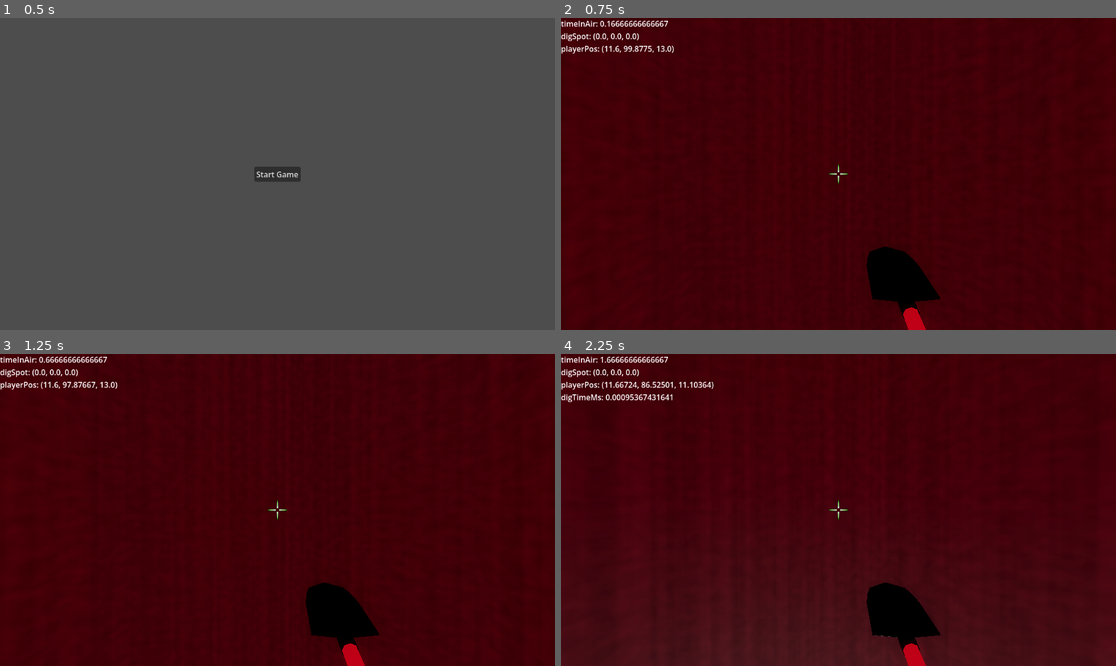
Above: before the commit, frames 1-4 (two rows, left to right).
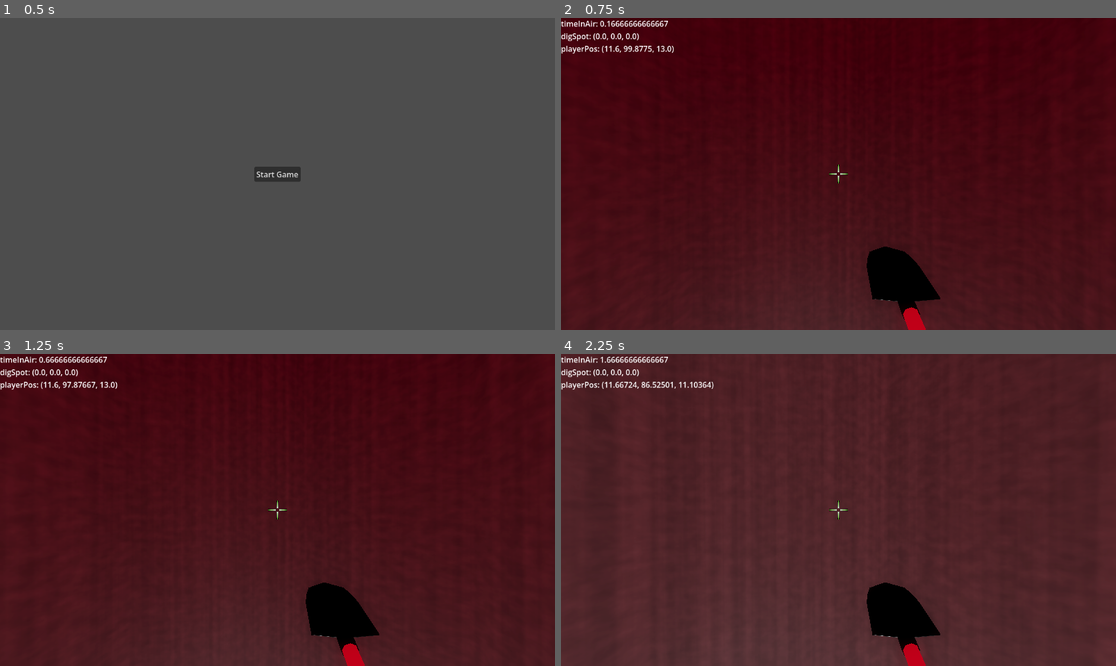
Above: after the commit, the same moments.

Repository: adamgiles1/digging-game
Game: Godot game, scene res://MainMenu.tscn
The game is run twice, just before and just after one commit, with the same random seed, the same clock (stepped at 60 frames per second) and the same inputs.
Inputs (mouse positions are in pixels of both pictures, inside the frame that each line leads up to):
- Up to frame 1 (0.5 s): no input
- Up to frame 2 (0.75 s): click "Start Game" at 0.5 s
- Up to frame 3 (1.25 s): no input
- Up to frame 4 (2.25 s): tap Enter (ui_accept) at 1.25 s; move the mouse to (866, 510) at 1.27 s; hold W (forward) from 1.28 s (still down); click (866, 510) at 1.35 s; tap Space (jump) at 1.52 s; right-click (866, 510) at 1.55 s; move the mouse to (810, 510) at 2.02 s; right-click (810, 510) at 2.1 s

Frame 1 is identical in both runs. In frame 2, 7.2% of the frame differs, in the area x 13-96%, y 73-100%; in frame 3, 17%; in frame 4, 97%, in the area x 0-100%, y 0-100%.

Commit message:
Placeable light

Diff:
--- a/Game.tscn
+++ b/Game.tscn
@@ -37,7 +37,7 @@
 environment = SubResource("Environment_sb48q")
 
 [node name="OmniLight3D" type="OmniLight3D" parent="." unique_id=967843175]
-transform = Transform3D(1, 0, 0, 0, 1, 0, 0, 0, 1, 12, 42.360443, 12)
+transform = Transform3D(1, 0, 0, 0, 1, 0, 0, 0, 1, 12, 58.535, 12)
 light_energy = 0.3
 omni_range = 50.0
 omni_attenuation = 0.0
--- a/GameManager.gd
+++ b/GameManager.gd
@@ -69,6 +69,13 @@
 	add_child(laser)
 	laser.init(pos, vel)
 
+func spawn_light_at(pos: Vector3, normal: Vector3) -> void:
+	var light: Node3D = preload("res://items/lighting/PlaceableLight.tscn").instantiate()
+	add_child(light)
+	light.global_position = pos
+	var look_at := pos + normal
+	light.look_at(look_at)
+
 func get_random_coordinate_of_dirt() -> Vector2:
 	return Vector2(randf_range(dirt_x_neg_edge, dirt_x_pos_edge), randf_range(dirt_z_neg_edge, dirt_z_pos_edge))
 
--- /dev/null
+++ b/items/lighting/PlaceableLight.tscn
@@ -0,0 +1,15 @@
+[gd_scene format=3 uid="uid://dqk07iqy68yrn"]
+
+[ext_resource type="PackedScene" uid="uid://rby1pomvmcwm" path="res://assets/models/placeable-light.glb" id="1_01026"]
+
+[node name="PlaceableLight" type="Node3D" unique_id=1255800624]
+transform = Transform3D(0.25, 0, 0, 0, 0.25, 0, 0, 0, 0.25, 0, 0, 0)
+
+[node name="placeable-light" parent="." unique_id=98800082 instance=ExtResource("1_01026")]
+transform = Transform3D(-1, 0, 8.742278e-08, 0, 1, 0, -8.742278e-08, 0, -1, 0, 0, 0)
+
+[node name="OmniLight3D" type="OmniLight3D" parent="." unique_id=915021502]
+transform = Transform3D(4, 0, 0, 0, 4, 0, 0, 0, 4, 0, 0, -1.1122359)
+light_color = Color(0.84801286, 0.84364265, 0, 1)
+
+[editable path="placeable-light"]
--- a/player/player.gd
+++ b/player/player.gd
@@ -83,7 +83,7 @@
 				still_has_input = false
 				input_cd = .2
 		if Input.is_action_just_pressed("interact_alt"):
-			game_manager.dig(global_position - Vector3(0, 1, 0), dig_size)
+			place_light()
 		if Input.is_action_just_pressed("interact") && dig_ray.is_colliding() && still_has_input:
 			var direction_to_ray = (dig_ray.get_collision_point() - global_position).normalized()
 			game_manager.dig(dig_ray.get_collision_point() + direction_to_ray * dig_size / 2, dig_size)
@@ -101,6 +101,13 @@
 		return player_speed * 5
 	return player_speed
 
+func place_light() -> void:
+	if !interact_ray.is_colliding():
+		return
+	var point: Vector3 = interact_ray.get_collision_point()
+	var normal: Vector3 = interact_ray.get_collision_normal()
+	game_manager.spawn_light_at(point, normal)
+
 func is_player_stuck() -> bool:
 	return time_in_air > 2.0 && global_position.distance_to(air_start_spot) < 2.0
 
Binary file added: assets/models/placeable-light.glb
Not shown, added: assets/models/placeable-light.glb.import
Binary file added: assets/models/placeable-light_ImphenziaPixel-Attributes.png
Not shown, added: assets/models/placeable-light_ImphenziaPixel-Attributes.png.import
Binary file added: assets/models/placeable-light_ImphenziaPixel-BaseColor.png
Not shown, added: assets/models/placeable-light_ImphenziaPixel-BaseColor.png.import
Binary file added: assets/models/placeable-light_ImphenziaPixel-Emission.png
Not shown, added: assets/models/placeable-light_ImphenziaPixel-Emission.png.import
Not shown, added: assets/models/placeable-light.blend
Not shown, added: assets/models/placeable-light.blend1
